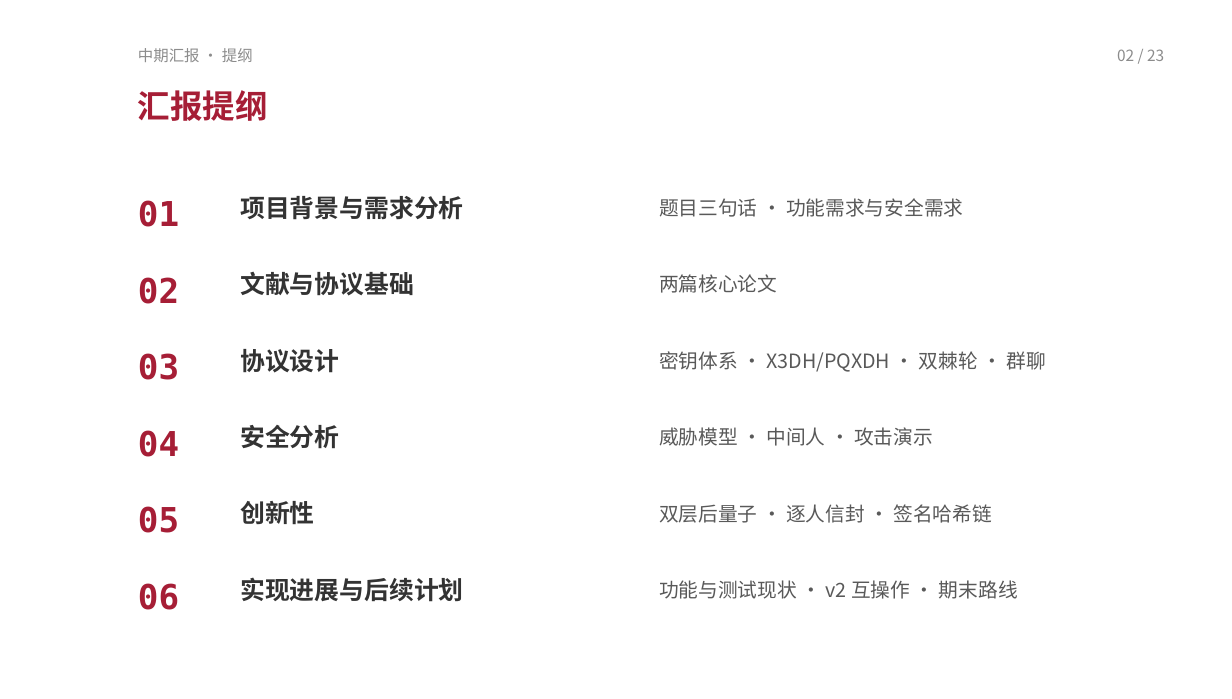
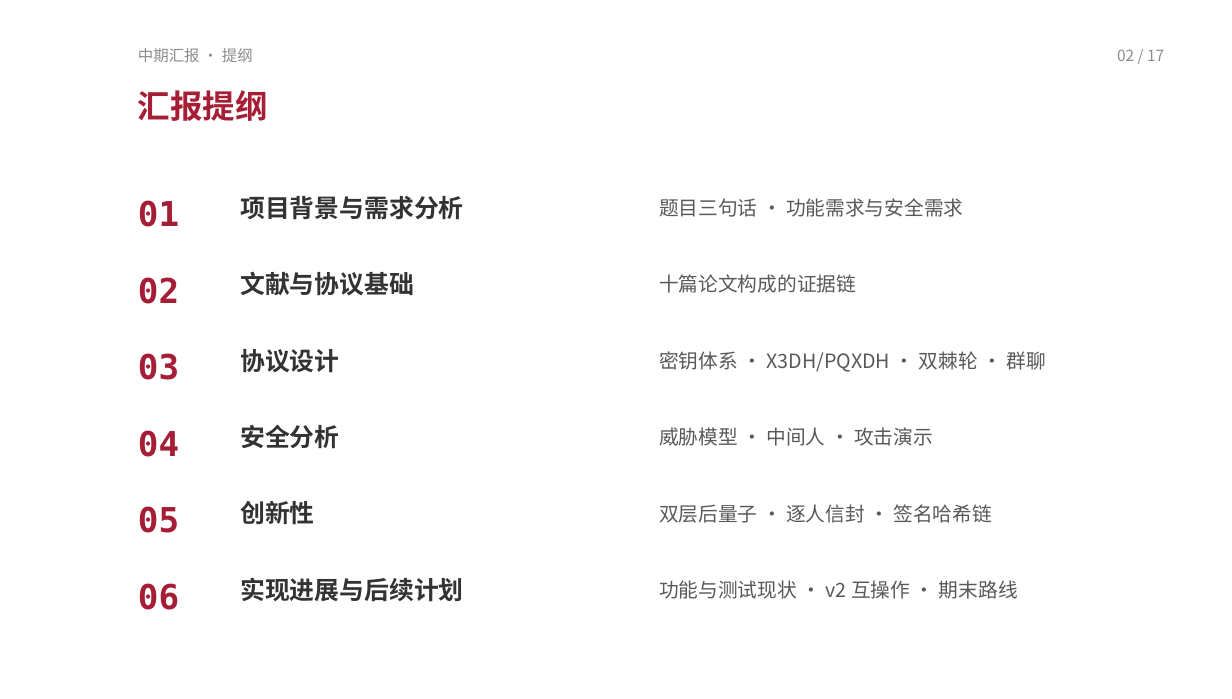
Before and after one commit to TomHaoZi/ECNUchat, a slide deck: slide 2 of 中期汇报/ECNUchat-中期汇报.pptx. Drawn at 1232x699 pixels with LibreOffice and Linux fonts; fonts in the diff are those of the drawing. Boxes give left, top, right and bottom in pixels: in the first picture for what was removed or moved away, otherwise in the second. Text is boxed around its words. In the diff, an @@ line names an element or a change of style, - is before the commit and + after.

```diff
--- a/中期汇报/ECNUchat-中期汇报.pptx
+++ b/中期汇报/ECNUchat-中期汇报.pptx
@@ text at (1117,49,1164,61): text changed @@
-02 / 23
+02 / 17
@@ text at (659,274,856,293): text changed @@
-两篇核心论文
+十篇论文构成的证据链
```
Also in this commit, not shown: 14 other slides changed, 6 slides removed, 3 other files.
